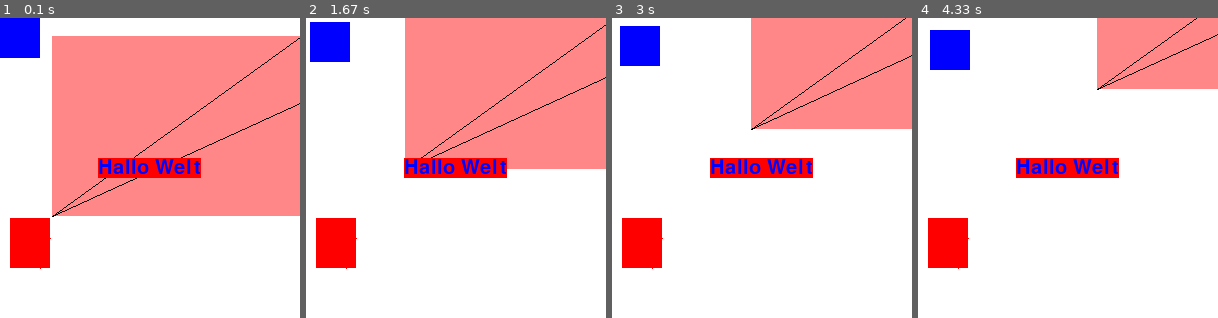
Above: before the commit, frames 1-4 (left to right).
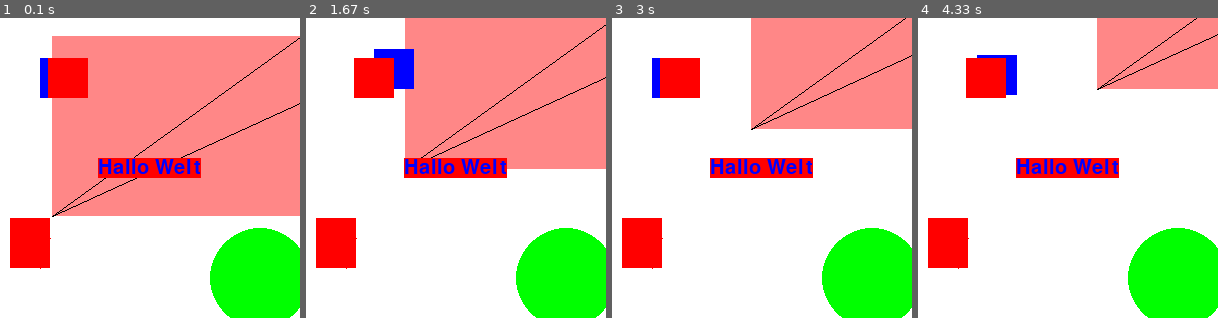
Above: after the commit, the same moments.

Repository: coderdojoka/py2cd
Game: pygame game, started from beispiele/beispiel_1.py
Same seed, same stepped clock (60 frames per second), same inputs: the game is played once before the commit and once after it.
Inputs (mouse positions are in pixels of both pictures, inside the frame that each line leads up to):
- Up to frame 1 (0.1 s): no input
- Up to frame 2 (1.67 s): hold D 0.33-0.8 s; move the mouse to (444, 180) at 0.37 s; hold W 0.83-1.13 s; hold D 1.17-1.63 s
- Up to frame 3 (3 s): hold A 1.67-2.2 s; hold S 2.23-2.53 s; hold A 2.57-2.97 s
- Up to frame 4 (4.33 s): hold W 3-3.37 s; hold D 3.4-4.03 s; hold S from 4.07 s (still down)

The runs differ from the first frame. In frame 1, 12% of the frame differs, in the area x 0-100%, y 0-100%; in frame 2, 12%, in the area x 1-100%, y 1-100%; in frame 3, 12%; in frame 4, 12%.

Commit message:
Ein paar Fixes

Diff:
--- a/beispiele/anim_test.py
+++ b/beispiele/anim_test.py
@@ -53,59 +53,6 @@
 fireAnim.zentriere_vertikal()
 
 
-zeit /=2
-
-blitzAnim = Animation([("sprites/explosion/explosion_0.png", zeit),
-                      ("sprites/explosion/explosion_1.png", zeit),
-                      ("sprites/explosion/explosion_2.png", zeit),
-                      ("sprites/explosion/explosion_3.png", zeit),
-                       ("sprites/explosion/explosion_4.png", zeit),
-                       ("sprites/explosion/explosion_5.png", zeit),
-                       ("sprites/explosion/explosion_6.png", zeit),
-                       ("sprites//explosion/explosion_7.png", zeit),
-                       ("sprites/explosion/explosion_8.png", zeit),
-                       ("sprites/explosion/explosion_9.png", zeit),
-                       ("sprites/explosion/explosion_10.png", zeit),
-                       ("sprites/explosion/explosion_11.png", zeit),
-                       ("sprites/explosion/explosion_12.png", zeit),
-                       ("sprites/explosion/explosion_13.png", zeit),
-                       ("sprites/explosion/explosion_14.png", zeit),
-                       ("sprites/explosion/explosion_15.png", zeit),
-                       ("sprites/explosion/explosion_16.png", zeit),
-                       ("sprites/explosion/explosion_17.png", zeit),
-                       ("sprites/explosion/explosion_18.png", zeit),
-                       ("sprites/explosion/explosion_19.png", zeit),
-                       ], False)
-blitzAnim.start()
-blitzAnim.setze_wiederhole(True)
-blitzAnim.setze_position(300, 400)
-blitzAnim.abstand_unten = 0
-blitzAnim.abstand_links = 12
-
-
-
-schiff_anim = Animation([("sprites/weltall/Ship/f1.png", zeit),
-                         ("sprites/weltall/Ship/f2.png", zeit),
-                         ("sprites/weltall/Ship/f3.png", zeit),
-                         ("sprites/weltall/Ship/f4.png", zeit)], False)
-schiff_anim.start()
-schiff_anim.setze_wiederhole(True)
-schiff_anim.setze_position(200, 200)
-
-
-
-ufo_anim = Animation([("sprites/weltall/Enemy/Example/e_f1.png", zeit),
-                         ("sprites/weltall/Enemy/Example/e_f2.png", zeit),
-                         ("sprites/weltall/Enemy/Example/e_f3.png", zeit),
-                         ("sprites/weltall/Enemy/Example/e_f4.png", zeit)], False)
-ufo_anim.start()
-ufo_anim.setze_wiederhole(True)
-ufo_anim.setze_position(310, 200)
-
-
-
-
-
 
 Spiel.registriere_taste_gedrueckt(K_p, lambda a, b: boltAnim.pause())
 Spiel.registriere_taste_gedrueckt(K_s, lambda a, b: boltAnim.start())
--- a/beispiele/beispiel_1.py
+++ b/beispiele/beispiel_1.py
@@ -1,35 +1,87 @@
 __author__ = 'Mark Weinreuter'
 
+from py2cd.spiel import *
 from py2cd.poly import Linien, Polygon
-from py2cd.spiel import Spiel
+from py2cd.kreis import Kreis
 from py2cd.text import Schrift, Text
 from py2cd.rechteck import Rechteck
 from py2cd.farben import *
 from py2cd.flaeche import ZeichenFlaeche, neue_pygame_flaeche
 
+links_down = False
+rechts_down = False
+oben_down = False
+unten_down = False
+speed = 1
+
 
 def aktualisiere(dt):
     l.aendere_position(1, -1)
     p_box.aendere_position(1, -1)
-    r.aendere_position(.1, .1)
+
+    if links_down:
+        r.aendere_position(-speed, 0)
+
+    if rechts_down:
+        r.aendere_position(speed, 0)
+
+    if oben_down:
+        r.aendere_position(0, -speed)
+
+    if unten_down:
+        r.aendere_position(0, speed)
+
+    beruehrt = r.beruehrt_umgebendes_rechteck(kollision)
+    if beruehrt:
+        kollision.farbe = ROT
+    else:
+        kollision.farbe = GRUEN
+
+
+def links(gedrueckt, e):
+    global links_down
+    links_down = gedrueckt
+
+
+def rechts(gedrueckt, e):
+    global rechts_down
+    rechts_down = gedrueckt
+
+
+def oben(gedrueckt, e):
+    global oben_down
+    oben_down = gedrueckt
+
+
+def unten(gedrueckt, e):
+    global unten_down
+    unten_down = gedrueckt
 
 
 Spiel.init(300, 300, "Hallo Welt", aktualisiere)
 zf = Spiel.gib_zeichen_flaeche()
-flaeche = ZeichenFlaeche(0, 0, neue_pygame_flaeche(300, 300, True),  (0, 0, 0, 0), zf)
+flaeche = ZeichenFlaeche(0, 0, neue_pygame_flaeche(300, 300, True), (0, 0, 0, 0), zf)
 
 p = Polygon([(20, 200), (10, 240), (40, 250), (50, 220)], ROT)
 l = Linien([(300, 20), (400, 40), (50, 200)], geschlossen=True)
-r = Rechteck(0, 0, 40, 40, BLAU)
+r = Rechteck(40, 40, 40, 40, BLAU)
+kollision = Rechteck(48, 40, 40, 40, ROT)
 
 schrift = Schrift(20)
-t = Text("Hallo Welt", 200, 0, schrift,  BLAU, ROT)
+t = Text("Hallo Welt", 200, 0, schrift, BLAU, ROT)
 
-p_box = Rechteck(p.x, p.y, p.breite, p.hoehe,  ROT)
+p_box = Rechteck(p.x, p.y, p.breite, p.hoehe, ROT)
 p_box = Rechteck(l.x, l.y, l.breite, l.hoehe, (255, 0, 0, 120))
+
+k = Kreis(260, 260, 50, GRUEN)
 
 flaeche.zentriere()
 flaeche.fuege_hinzu(p_box)
 t.zentriere()
 
+Spiel.registriere_taste_gedrueckt(K_a, links)
+Spiel.registriere_taste_gedrueckt(K_w, oben)
+Spiel.registriere_taste_gedrueckt(K_s, unten)
+Spiel.registriere_taste_gedrueckt(K_d, rechts)
+
 Spiel.starten()
--- /dev/null
+++ b/py2cd/kreis.py
@@ -0,0 +1,37 @@
+__author__ = 'Mark Weinreuter'
+
+import pygame
+
+from py2cd.objekte import ZeichenbaresElement
+
+
+class Kreis(ZeichenbaresElement):
+    """
+    Ein Rechteck, das angezeigt werden kann.
+    """
+
+    def render(self, pyg_zeichen_flaeche):
+        pygame.draw.circle(pyg_zeichen_flaeche, self.farbe,
+                           (self.x, self.y), self.radius, self.dicke)
+
+    def __init__(self, x, y, radius, farbe=(0, 0, 0), dicke=0, eltern_flaeche=None):
+        """
+        Erstellt ein neues Rechteck mit den gegebenen Maßen.
+        :param x:
+        :type x: float
+        :param y:
+        :type y: float
+        :param radius:
+        :type radius: float
+        :param eltern_flaeche:
+        :type eltern_flaeche: py2cd.flaeche.ZeichenFlaeche
+        :param farbe:
+        :type farbe: tuple[inŧ]
+        :param dicke:
+        :type dicke: int
+        :return:
+        :rtype:
+        """
+        super().__init__(x, y, radius * 2, radius * 2, farbe, eltern_flaeche)
+        self.radius = radius
+        self.dicke = dicke
--- a/py2cd/objekte.py
+++ b/py2cd/objekte.py
@@ -53,6 +53,9 @@
         :type:float
         """
 
+        self.__sichtbar = True
+        """ Ob das Objekt gezeichnet werden soll."""
+
         self.position_geaendert = position_geändert
         """
         Funktion die aufgerufen wird, wenn die Position geändert wurde.
@@ -157,7 +160,8 @@
         :return:
         :rtype:
         """
-        self.render(self._eltern_flaeche.pyg_flaeche)
+        if self.__sichtbar:
+            self.render(self._eltern_flaeche.pyg_flaeche)
 
     def aendere_position(self, x, y):
         """
@@ -208,6 +212,15 @@
 
         return x, y
 
+    def verstecke(self):
+        self.__sichtbar = False
+
+    def zeige(self):
+        self.__sichtbar = True
+
+    def entferne(self):
+        self._eltern_flaeche.entferne(self)
+
     def punkt_in_rechteck(self, punkt):
         """
         Überprüft, ob der Punkt im umgebenden Rechteckt liegt.
@@ -222,6 +235,21 @@
         top = (start[1] <= punkt[1] <= (start[1] + self.hoehe))
 
         return left and top
+
+    def beruehrt_rechteck(self, r2_links, r2_oben, breite, hoehe):
+        r1_rechts = self.x + self.breite
+        r1_unten = self.y + self.hoehe
+
+        r2_rechts = r2_links + breite
+        r2_unten = r2_oben + hoehe
+
+        # print("Ich: ", self.x, self.y, self.breite, self.hoehe)
+        # print("Du: ", r2_links, r2_oben, r2_rechts, r2_unten)
+
+        return not (r2_links > r1_rechts or r2_rechts < self.x or r2_oben > r1_unten or r2_unten < self.y)
+
+    def beruehrt_umgebendes_rechteck(self, zeichenbar):
+        return self.beruehrt_rechteck(zeichenbar.x, zeichenbar.y, zeichenbar.breite, zeichenbar.hoehe)
 
 
 class ZeichenbaresElement(Zeichenbar):
--- a/py2cd/spiel.py
+++ b/py2cd/spiel.py
@@ -3,7 +3,8 @@
 import sys
 
 import pygame
-from pygame.locals import *
+from pygame.constants import *
+from py2cd.farben import *
 
 
 class Spiel:
@@ -256,3 +257,12 @@
         :rtype:
         """
         Spiel._aktualisiere = funktion
+
+    @staticmethod
+    def entferne_aktualisierung():
+        """
+        Entfernt die Aktualisierugsfuntion
+        :return:
+        :rtype:
+        """
+        Spiel._aktualisiere = lambda dt: None
--- a/py2cd/text.py
+++ b/py2cd/text.py
@@ -33,6 +33,9 @@
     """
     Ein Text, der angezeigt werden kann.
     """
+
+    def setze_text(self, text):
+        self.text = text
 
     def render(self, pyg_zeichen_flaeche):
         return pyg_zeichen_flaeche.blit(self.schrift.render(self.text, True, self.farbe, self.hintergrund),
